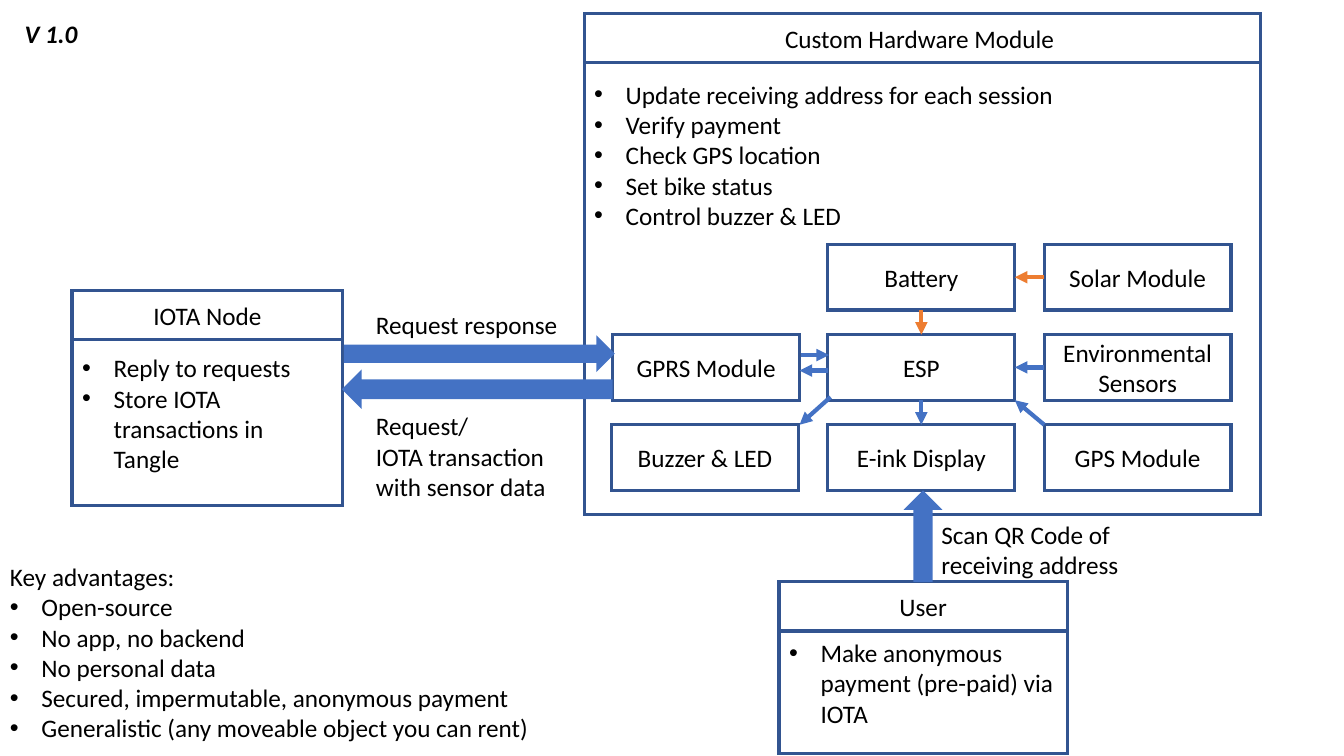
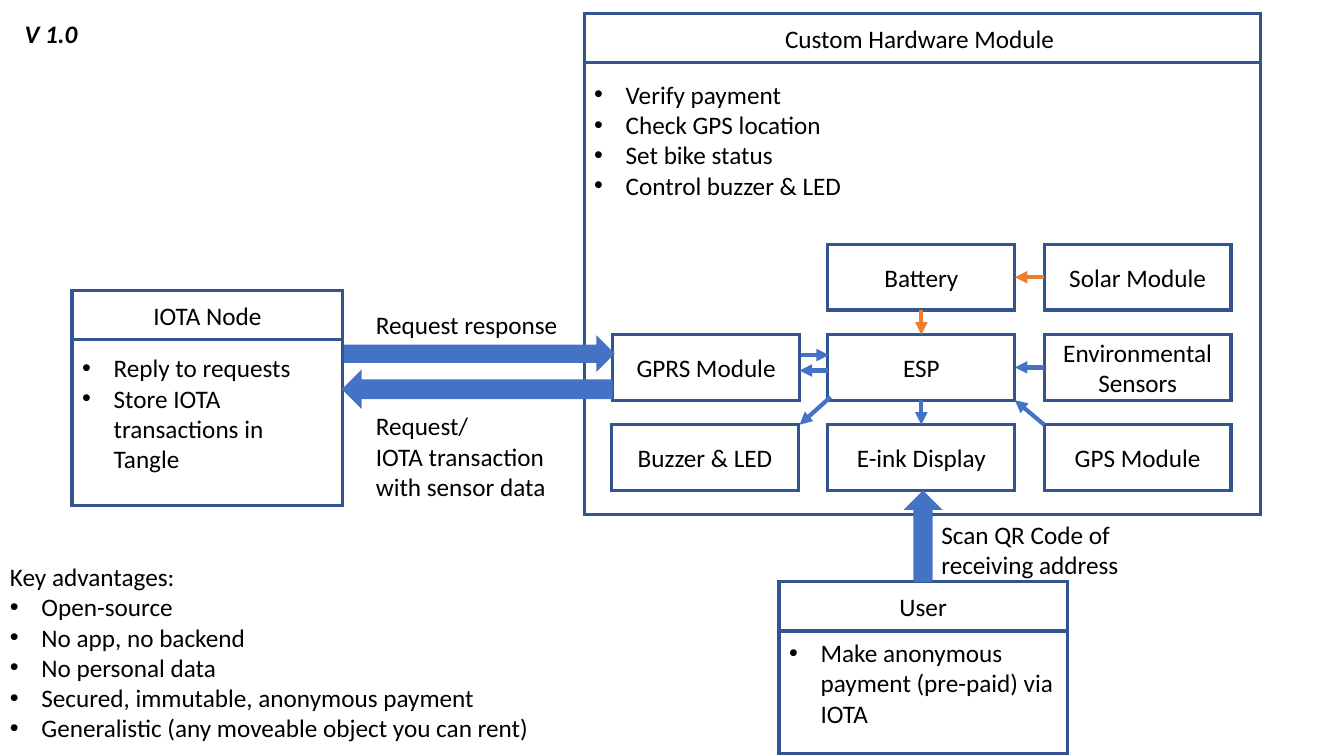
Before and after one commit to yenthusiastic/arp_b, a slide deck: slide 1 of misc/Concept.pptx. Drawn at 1344x756 pixels with LibreOffice and Linux fonts; fonts in the diff are those of the drawing. Boxes give left, top, right and bottom in pixels: in the first picture for what was removed or moved away, otherwise in the second. Text is boxed around its words. In the diff, an @@ line names an element or a change of style, - is before the commit and + after.

```diff
--- a/misc/Concept.pptx
+++ b/misc/Concept.pptx
@@ text in rectangle at box(626, 86, 1052, 109): paragraph removed @@
-• Update receiving address for each session
@@ text at box(41, 689, 473, 711): text changed @@
-• Secured, impermutable, anonymous payment
+• Secured, immutable, anonymous payment
```
Also in this commit, not shown: 1 other slide changed, 2 slides added, 1 other file.
